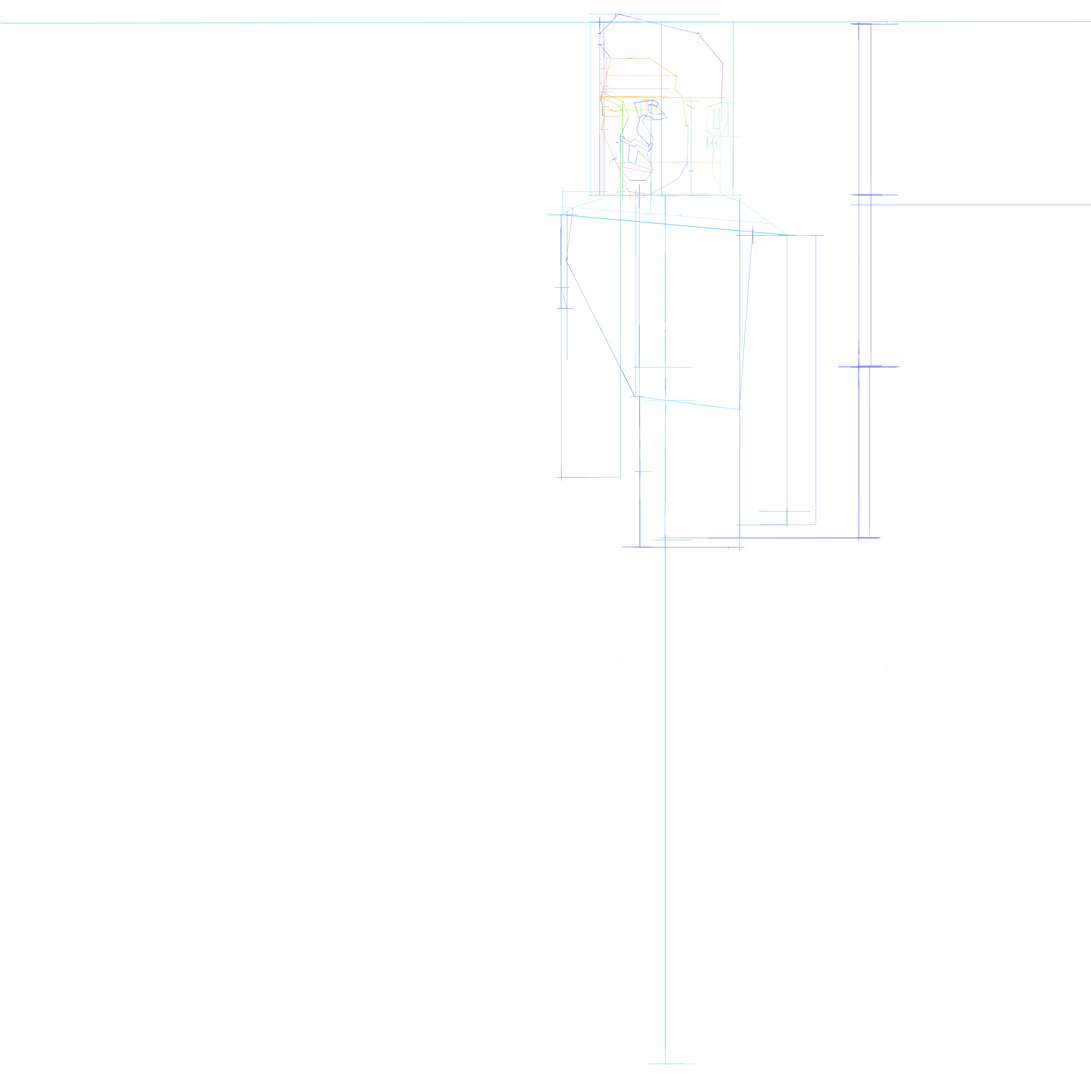
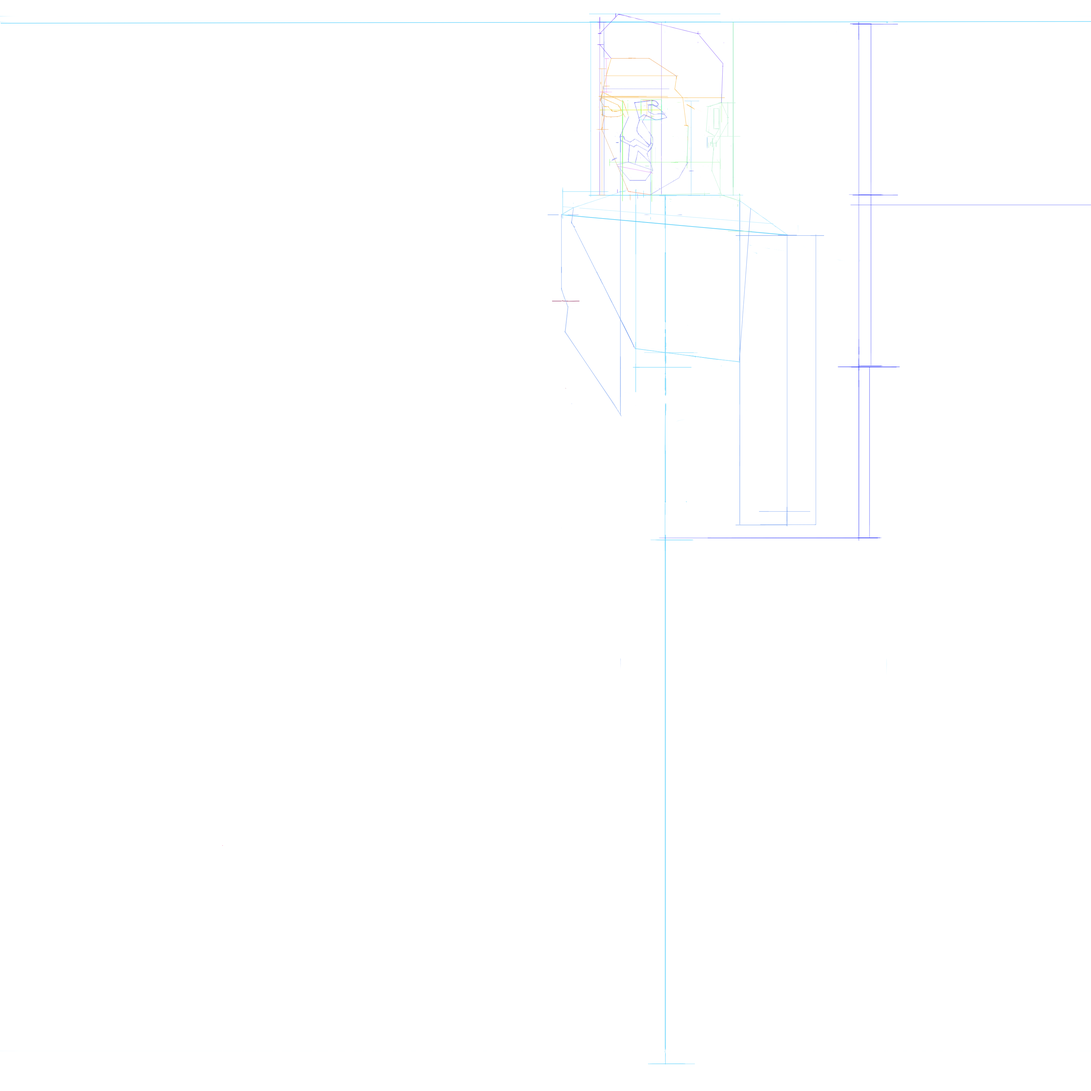
Layer changes from the first 1091 × 1091 image to the second:
painted on "Layer 133" over [551, 214, 577, 309]
removed layer "Layer 132" from group "Mặt" over [621, 395, 746, 551]
removed layer "Layer 130" over [639, 183, 640, 549]
removed layer "Layer 135" over [554, 210, 570, 361]
renamed "Vai" to "Layer 137", showed it, moved it above "Layer 141", painted on it over [554, 213, 631, 436]
painted on "Layer 128" over [551, 214, 622, 481]
added layer "Layer 144" above "Layer 127" over [571, 207, 575, 225]
painted on "Layer 127" over [558, 207, 754, 411]
added layer "Layer 143" above "Trục TQ" over [632, 342, 747, 369]
painted on "Trục TQ" over [630, 391, 744, 412]
